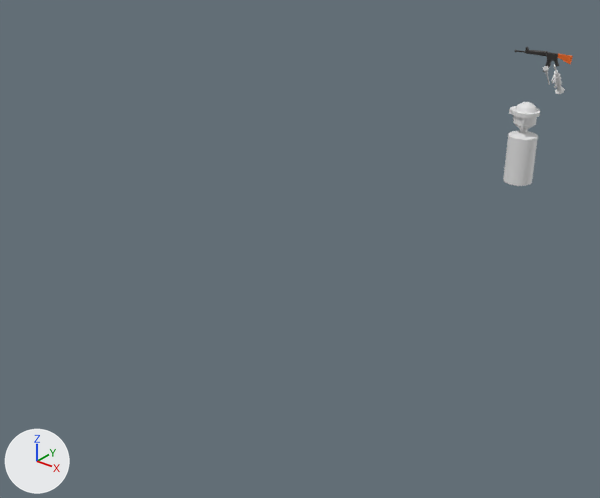
A saved change to the Blender file 3D models/soilder.blend.
Rendered twice from a 50 mm camera at (3.33, -7.98, 3.2) aimed at (-0.94, -2.66, -0.1). The axes (+X, +Y, +Z) are drawn at lower left. The lights are the same throughout.
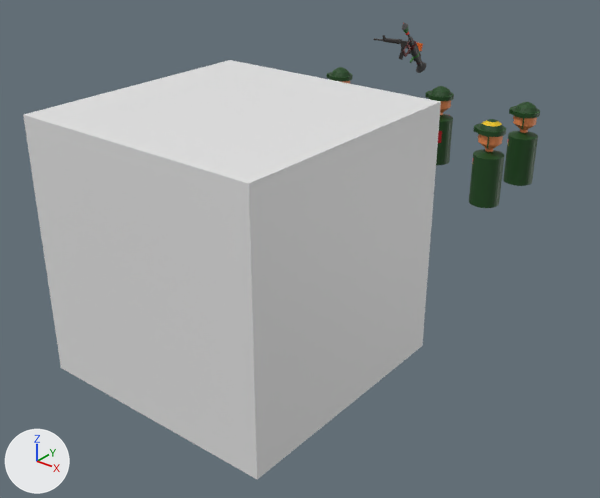
Changed parts and their boxes [x1, y1, x2, y2] in the pictures (600 x 498 px):
'Cube', added: after [23, 60, 441, 479]
'Cylinder.003', added (green): after [469, 119, 506, 208]
    faces in mat_material_018 (dark green #1a4719): [469, 119, 506, 208]
    faces in mat_material_020 (orange #e78a51): [478, 134, 503, 152]
'Cylinder.004', added (green): after [425, 86, 454, 165]
    faces in mat_material_024 (dark green #1a4719): [425, 86, 454, 165]
'Cube.001', moved: before [515, 47, 573, 72]; after [373, 35, 423, 60]
'Cylinder.001', moved, rescaled: before [551, 65, 565, 94]; after [402, 34, 426, 73]
'Cylinder.005', added: after [327, 67, 353, 84]
    faces in mat_material_030 (dark green #1a4719): [327, 67, 353, 81]
'Cylinder.002', moved, rescaled: before [543, 66, 550, 85]; after [402, 23, 410, 40]
part 1 of me_cylinder, added (green): after [503, 135, 538, 186]
part 2 of me_cylinder, recoloured: [513, 116, 537, 133] in both
part 3 of me_cylinder, recoloured (white to green): [508, 102, 540, 140] in both

Edits to the bpy script that builds the scene:
```text
Add mat_material_004:
    mat_material_004 = principled_material('Material.004')
    mat_material_004.base_color = (0.01, 0.0637, 0.00991)  # dark green #194719
Add mat_material_002:
    mat_material_002 = principled_material('Material.002')
    mat_material_002.base_color = (0.8, 0.254, 0.0814)  # orange #e78a51
Change me_cylinder:
    used by ob_cylinder; location = (0.0, -0.176, 0.461); scale = (0.147, 0.147, 0.147)
    remove me_cylinder.from_pydata(...)  # 492 vertices, 462 faces; spans x -1.12..1.0, y -1.0..1.0, z -2.88..2.87
    add me_cylinder.from_pydata(...)  # 588 vertices, 558 faces; spans x -1.12..1.0, y -1.0..1.0, z -2.88..2.87
    me_cylinder part 1: 96 vertices added at x -1.0..1.0, y -1.0..1.0, z -0.19..0.21
    me_cylinder part 2: 162 faces spanning x -0.91..0.77, y -0.77..0.77, z 0.77..1.99 switch from no material to mat_material_002 (orange #e78a51)
    me_cylinder part 3: 263 faces spanning x -1.12..1.0, y -1.0..1.0, z 0.51..2.87 switch from no material to mat_material_004 (dark green #1a4719)
    add me_cylinder.materials.append(mat_material_003)  # green #0ee700
    add me_cylinder.materials.append(mat_material_012)  # blue #3eabe7
    add me_cylinder.materials.append(mat_material_013)  # red #e75053
    add me_cylinder.materials.append(mat_material_014)  # yellow #e7c10d
Change ob_cylinder_001:
    ob_cylinder_001.location: (0.177, -0.03, 1.246) -> (-1.346, -0.358, 1.463)
    ob_cylinder_001.scale: (-0.0085, -0.0085, -0.0085) -> (-0.00961, -0.0139, -0.0134)
Change ob_cylinder_002:
    ob_cylinder_002.location: (0.176, -0.199, 1.201) -> (-1.347, -0.317, 1.401)
    ob_cylinder_002.scale: (-0.00643, -0.00643, -0.00643) -> (-0.00726, -0.0105, -0.0101)
Change ob_cube_001:
    ob_cube_001.location: (0.0, 0.439, 1.178) -> (-1.502, -0.024, 1.181)
Add ob_cube:
    ob_cube = bpy.data.objects.new('Cube', me_cube)  # a box spanning x -1.0..1.0, y -1.0..1.0, z -1.0..1.0
    ob_cube.location = (-0.446, -3.951, 0.597)
Add ob_cylinder_005:
    ob_cylinder_005 = bpy.data.objects.new('Cylinder.005', me_cylinder_005)  # 748 vertices, 718 faces; spans x -1.12..1.0, y -1.0..1.0, z -2.88..2.87; in mat_material_032 (orange #e78a51), mat_material_031 (green #0ee700), mat_material_030 (dark green #194719), mat_material_029 (blue #3eabe7), mat_material_028 (red #e75053), mat_material_027 (yellow #e7c10d), mat_material_034 (red #e73047)
    ob_cylinder_005.location = (-2.313, -0.176, 0.461)
    ob_cylinder_005.scale = (0.147, 0.147, 0.147)
Add ob_cylinder_004:
    ob_cylinder_004 = bpy.data.objects.new('Cylinder.004', me_cylinder_004)  # 684 vertices, 654 faces; spans x -1.12..1.0, y -1.0..1.0, z -2.88..2.87; in mat_material_026 (orange #e78a51), mat_material_025 (green #0ee700), mat_material_024 (dark green #194719), mat_material_023 (blue #3eabe7), mat_material_022 (red #e75053), mat_material_021 (yellow #e7c10d), mat_material_033 (red #b10211)
    ob_cylinder_004.location = (-0.98, -0.176, 0.461)
    ob_cylinder_004.scale = (0.147, 0.147, 0.147)
Add ob_cylinder_003:
    ob_cylinder_003 = bpy.data.objects.new('Cylinder.003', me_cylinder_003)  # 588 vertices, 558 faces; spans x -1.12..1.0, y -1.0..1.0, z -2.88..2.87; in mat_material_020 (orange #e78a51), mat_material_019 (green #0ee700), mat_material_018 (dark green #194719), mat_material_017 (blue #3eabe7), mat_material_016 (red #e75053), mat_material_015 (yellow #e7c10d)
    ob_cylinder_003.location = (0.0, -0.93, 0.461)
    ob_cylinder_003.scale = (0.147, 0.147, 0.147)
```
